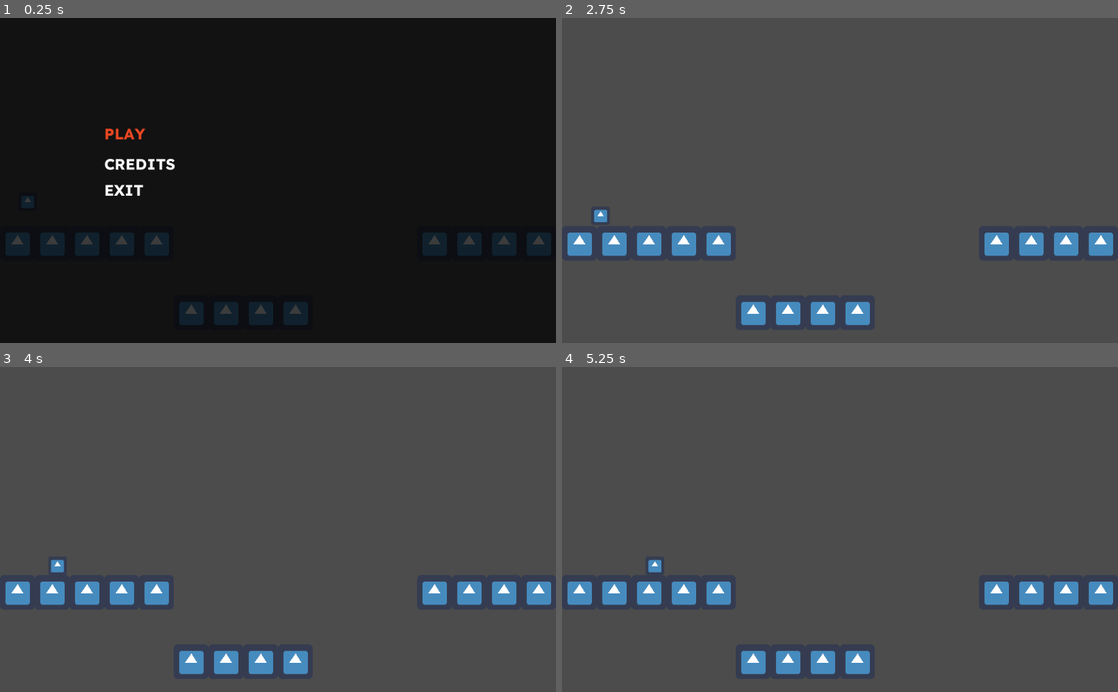
Above: before the commit, frames 1-4 (two rows, left to right).
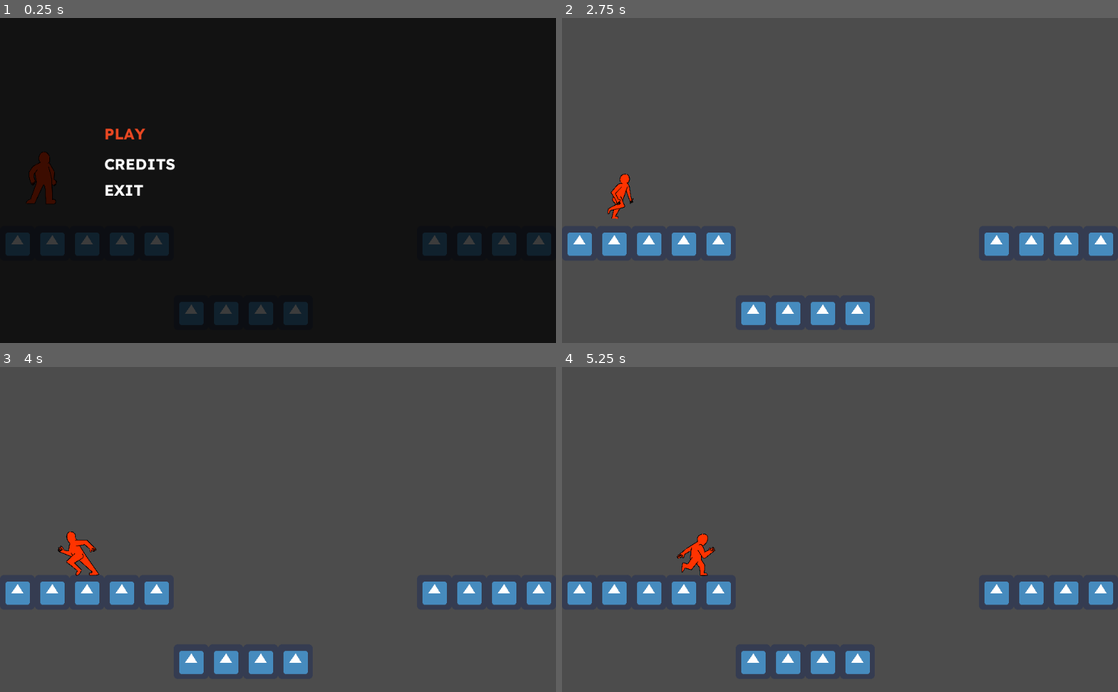
Above: after the commit, the same moments.

Repository: gobggj2022/GGJ-
Game: Godot game, scene res://src/Main/Game.tscn
Same seed, same stepped clock (60 frames per second), same inputs: the game is played once before the commit and once after it. The engine's default icon, where the game draws it, is replaced by a stand-in: a white triangle on a blue panel in a dark square.
Inputs:
- Up to frame 1 (0.25 s): no input
- Up to frame 2 (2.75 s): click "PLAY" at 0.5 s; click "PLAY" at 1.25 s; hold Right (ui_right) from 2.03 s (still down); tap Up (ui_up) at 2.27 s
- Up to frame 3 (4 s): tap Up (ui_up) at 3.02 s; release Right (ui_right) at 3.53 s; hold Left (ui_left) from 3.53 s (still down)
- Up to frame 4 (5.25 s): release Left (ui_left) at 4.28 s; hold Right (ui_right) from 4.28 s (still down); tap Up (ui_up) at 4.52 s

The runs differ from the first frame. In frame 1, 0.5% of the frame differs, in the area x 3-10%, y 41-59%; in frame 2, 0.4%; in frame 3, 0.5%, in the area x 9-18%, y 50-65%; in frame 4, 0.5%.

Commit message:
add player sprites

Diff:
--- /dev/null
+++ b/assets/PlayerSprite.tres
@@ -0,0 +1,48 @@
+[gd_resource type="SpriteFrames" load_steps=19 format=2]
+
+[ext_resource path="res://assets/sprites/SPRITES_0016_Run-2.png" type="Texture" id=1]
+[ext_resource path="res://assets/sprites/SPRITES_0005_Idle-2.png" type="Texture" id=2]
+[ext_resource path="res://assets/sprites/SPRITES_0000_Sneak.png" type="Texture" id=3]
+[ext_resource path="res://assets/sprites/SPRITES_0006_Idle-1.png" type="Texture" id=4]
+[ext_resource path="res://assets/sprites/SPRITES_0004_Dead-1.png" type="Texture" id=5]
+[ext_resource path="res://assets/sprites/SPRITES_0010_Jump-1.png" type="Texture" id=6]
+[ext_resource path="res://assets/sprites/SPRITES_0003_Dead-2.png" type="Texture" id=7]
+[ext_resource path="res://assets/sprites/SPRITES_0014_Run-4.png" type="Texture" id=8]
+[ext_resource path="res://assets/sprites/SPRITES_0015_Run-3.png" type="Texture" id=9]
+[ext_resource path="res://assets/sprites/SPRITES_0017_Run-1.png" type="Texture" id=10]
+[ext_resource path="res://assets/sprites/SPRITES_0013_Run-5.png" type="Texture" id=11]
+[ext_resource path="res://assets/sprites/SPRITES_0012_Run-6.png" type="Texture" id=12]
+[ext_resource path="res://assets/sprites/SPRITES_0009_Jump-2.png" type="Texture" id=13]
+[ext_resource path="res://assets/sprites/SPRITES_0011_Run-7.png" type="Texture" id=14]
+[ext_resource path="res://assets/sprites/SPRITES_0001_Dead-4.png" type="Texture" id=15]
+[ext_resource path="res://assets/sprites/SPRITES_0008_Jump-3.png" type="Texture" id=16]
+[ext_resource path="res://assets/sprites/SPRITES_0002_Dead-3.png" type="Texture" id=17]
+[ext_resource path="res://assets/sprites/SPRITES_0007_Jump-4.png" type="Texture" id=18]
+
+[resource]
+animations = [ {
+"frames": [ ExtResource( 10 ), ExtResource( 1 ), ExtResource( 9 ), ExtResource( 8 ), ExtResource( 11 ), ExtResource( 12 ), ExtResource( 14 ) ],
+"loop": true,
+"name": "run",
+"speed": 9.0
+}, {
+"frames": [ ExtResource( 3 ) ],
+"loop": false,
+"name": "sneak",
+"speed": 5.0
+}, {
+"frames": [ ExtResource( 5 ), ExtResource( 7 ), ExtResource( 17 ), ExtResource( 15 ) ],
+"loop": false,
+"name": "death",
+"speed": 5.0
+}, {
+"frames": [ ExtResource( 6 ), ExtResource( 13 ), ExtResource( 16 ), ExtResource( 18 ) ],
+"loop": false,
+"name": "jump",
+"speed": 8.0
+}, {
+"frames": [ ExtResource( 4 ), ExtResource( 2 ) ],
+"loop": true,
+"name": "idle",
+"speed": 5.0
+} ]
--- a/src/Main/Game.tscn
+++ b/src/Main/Game.tscn
@@ -16,7 +16,8 @@
 
 [node name="Player" parent="." instance=ExtResource( 3 )]
 pause_mode = 1
-position = Vector2( 51, 339 )
+position = Vector2( 74, 296 )
+scale = Vector2( 0.0799975, 0.0799975 )
 motion/sync_to_physics = false
 
 [node name="TmpBg" type="Sprite" parent="."]
--- a/src/Player/Player.gd
+++ b/src/Player/Player.gd
@@ -4,11 +4,16 @@
 export (int) var jump_speed = -400
 export (int) var gravity = 1200
 
+onready var sprite = $AnimatedSprite
+
 enum {IDLE, RUN, JUMP}
 var velocity = Vector2()
 var state: int
 var anim: String
 var new_anim: String
+
+func _ready():
+	sprite.play('idle')
 
 func change_state(new_state):
 	state = new_state
@@ -19,6 +24,7 @@
 			new_anim = 'run'
 		JUMP:
 			new_anim = 'jump'
+	sprite.play(new_anim)
 
 func get_input():
 	velocity.x = 0
@@ -26,20 +32,27 @@
 	var right = Input.is_action_pressed('ui_right')
 	var left = Input.is_action_pressed('ui_left')
 
+	var isJump = state == JUMP
+
 	if jump and is_on_floor():
 		change_state(JUMP)
 		velocity.y += jump_speed
-	if right:
-		change_state(RUN)
+	elif right:
 		velocity.x += run_speed
-	if left:
-		change_state(RUN)
+		if not isJump: change_state(RUN)
+	elif left:
 		velocity.x -= run_speed
-	$Sprite.flip_h = velocity.x < 0
+		if not isJump: change_state(RUN)
+	elif not isJump: change_state(IDLE)
+
+	if not sprite.flip_h and velocity.x < 0:
+		sprite.flip_h = true
+	if sprite.flip_h and velocity.x > 0:
+		sprite.flip_h = false
 
 func _physics_process(delta):
 	get_input()
 	velocity.y += gravity * delta
-	if state == JUMP and is_on_floor():
+	if state == JUMP and is_on_floor() and velocity.y > 0:
 			change_state(IDLE)
 	velocity = move_and_slide(velocity, Vector2(0, -1))
--- a/src/Player/Player.tscn
+++ b/src/Player/Player.tscn
@@ -1,24 +1,26 @@
 [gd_scene load_steps=4 format=2]
 
-[ext_resource path="res://icon.png" type="Texture" id=1]
+[ext_resource path="res://assets/PlayerSprite.tres" type="SpriteFrames" id=1]
 [ext_resource path="res://src/Player/Player.gd" type="Script" id=2]
 
 [sub_resource type="RectangleShape2D" id=1]
-extents = Vector2( 17, 17 )
+extents = Vector2( 299, 600 )
 
 [node name="Player" type="KinematicBody2D"]
 position = Vector2( 17, 17 )
 motion/sync_to_physics = true
 script = ExtResource( 2 )
+run_speed = 150
 
 [node name="CollisionShape2D" type="CollisionShape2D" parent="."]
+position = Vector2( 40, -18 )
 shape = SubResource( 1 )
-
-[node name="Sprite" type="Sprite" parent="."]
-scale = Vector2( 0.53125, 0.53125 )
-texture = ExtResource( 1 )
 
 [node name="PlatformDetector" type="RayCast2D" parent="."]
 enabled = true
 cast_to = Vector2( 0, 19 )
 collision_mask = 8
+
+[node name="AnimatedSprite" type="AnimatedSprite" parent="."]
+frames = ExtResource( 1 )
+animation = "idle"
Not shown, added: assets/sneak.png.import
Binary file added: assets/sprites/SPRITES_0000_Sneak.png
Not shown, added: assets/sprites/SPRITES_0000_Sneak.png.import
Binary file added: assets/sprites/SPRITES_0001_Dead-4.png
Not shown, added: assets/sprites/SPRITES_0001_Dead-4.png.import
Binary file added: assets/sprites/SPRITES_0002_Dead-3.png
Not shown, added: assets/sprites/SPRITES_0002_Dead-3.png.import
Binary file added: assets/sprites/SPRITES_0003_Dead-2.png
Not shown, added: assets/sprites/SPRITES_0003_Dead-2.png.import
Binary file added: assets/sprites/SPRITES_0004_Dead-1.png
Not shown, added: assets/sprites/SPRITES_0004_Dead-1.png.import
Binary file added: assets/sprites/SPRITES_0005_Idle-2.png
(and 26 more such lines)
